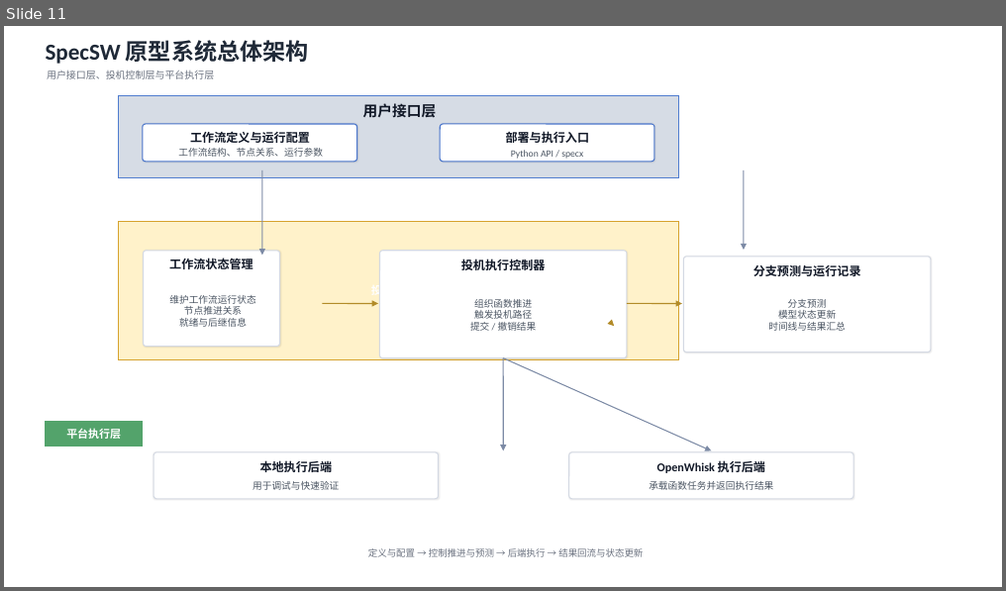
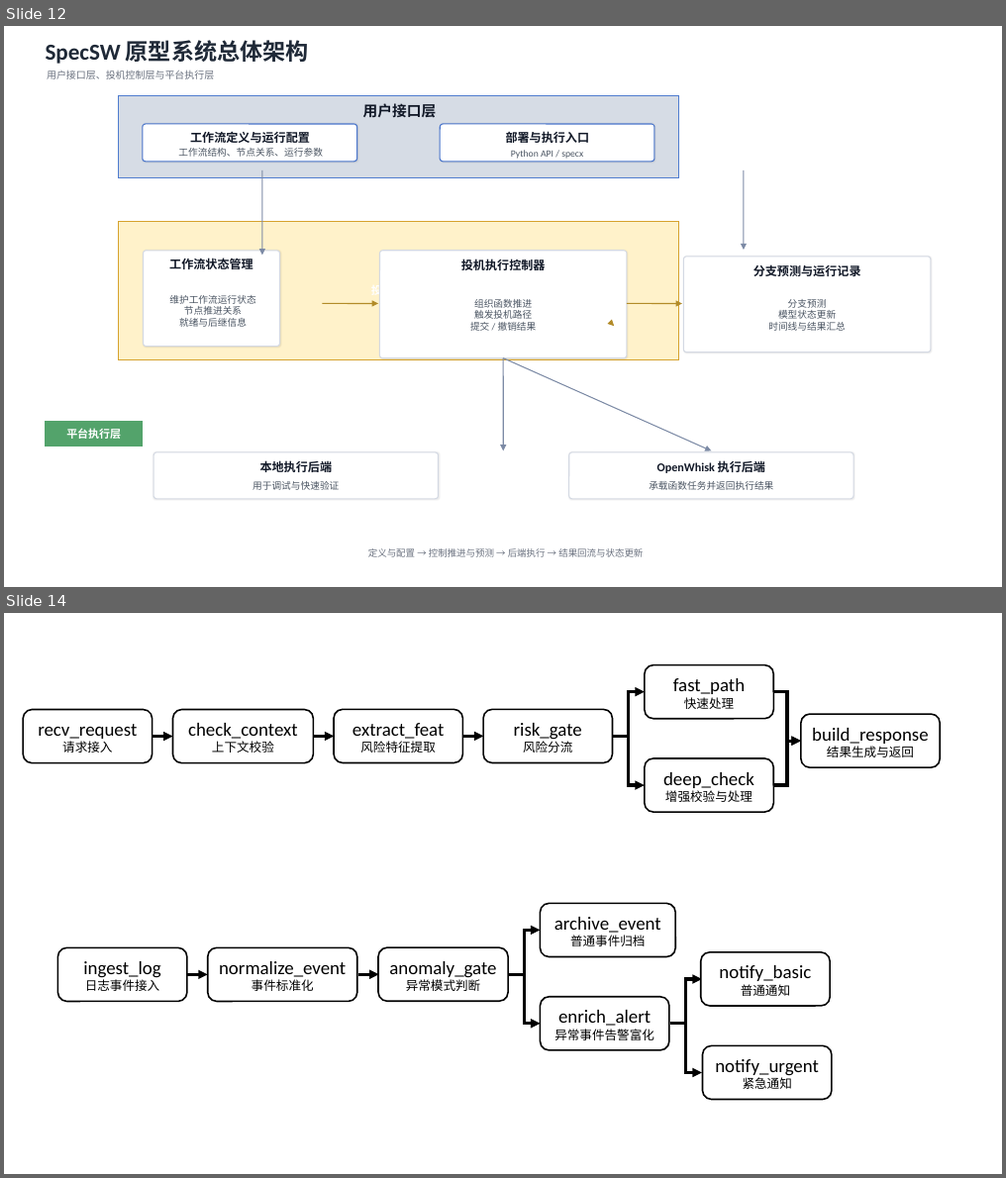
Before and after one commit to wushenghao666/thesis-desktop-material, a slide deck: 美术作品.pptx. Shown one above the other, each under a label of ours: slide 11 before the commit, slides 12 and 14 after it; the slides between them are not shown. The pictures are 1006x591 and 1006x1178 pixels, drawn with LibreOffice and Linux fonts; fonts in the diff are those of the drawing. Boxes give left, top, right and bottom in pixels: in the first picture for what was removed or moved away, otherwise in the second. Text is boxed around its words. In the diff, an @@ line names an element or a change of style, - is before the commit and + after.

```diff
--- a/美术作品.pptx
+++ b/美术作品.pptx
@@ slide 14 added at (x1=4, y1=613, x2=1002, y2=1174), background #FFFFFF @@
@@ group added at (x1=23, y1=665, x2=941, y2=812): 7 rounded rectangles, 4 elbow arrows, 3 arrows @@
+recv_request
+请求接入
+check_context
+上下文校验
+extract_feat
+风险特征提取
+risk_gate
+风险分流
+fast_path
+快速处理
+deep_check
+增强校验与处理
+build_response
+结果生成与返回
@@ group added at (x1=57, y1=903, x2=832, y2=1100): 7 rounded rectangles, 4 elbow arrows, 2 arrows @@
+ingest_log
+日志事件接入
+normalize_event事件标准化
+anomaly_gate异常模式判断
+archive_event普通事件归档
+enrich_alert
+异常事件告警富化
+notify_basic
+普通通知
+notify_urgent
+紧急通知
@@ what was slide 11 is now slide 12 @@
```
Also in this commit, not shown: 3 other slides added, 15 other files.
